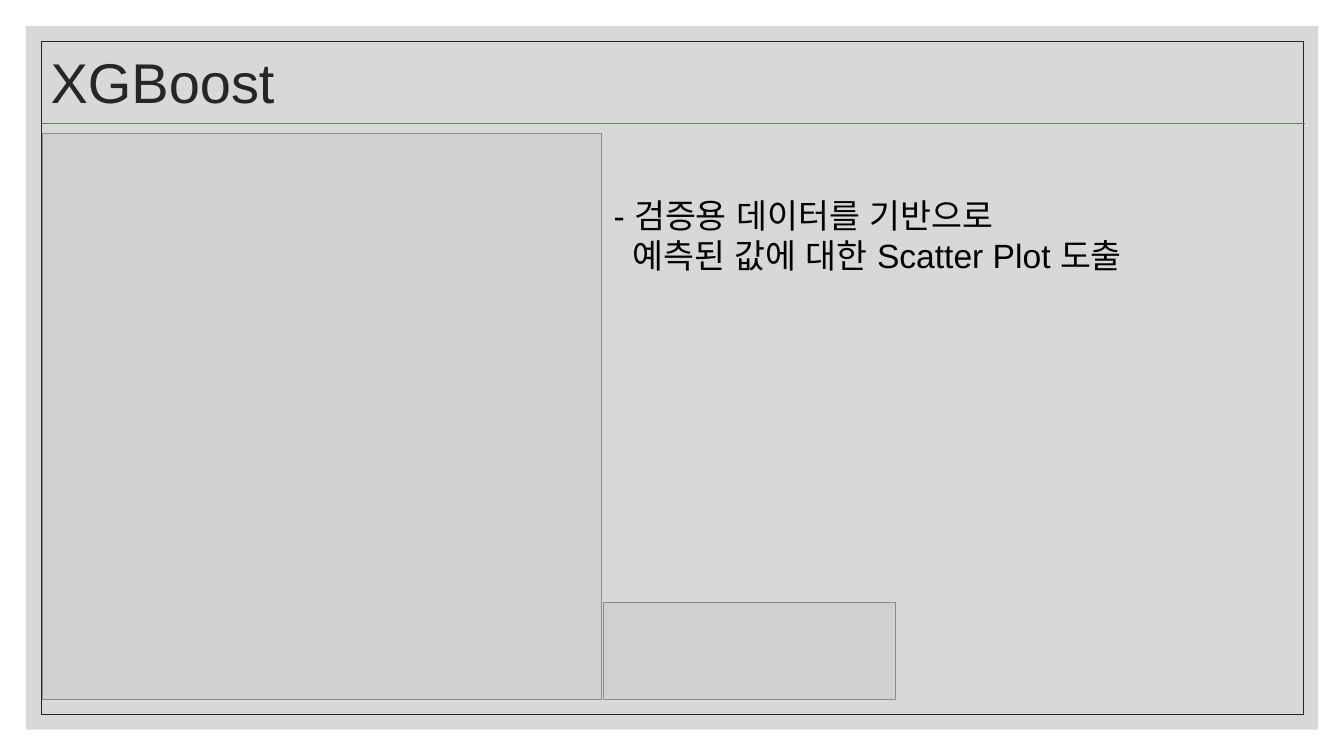
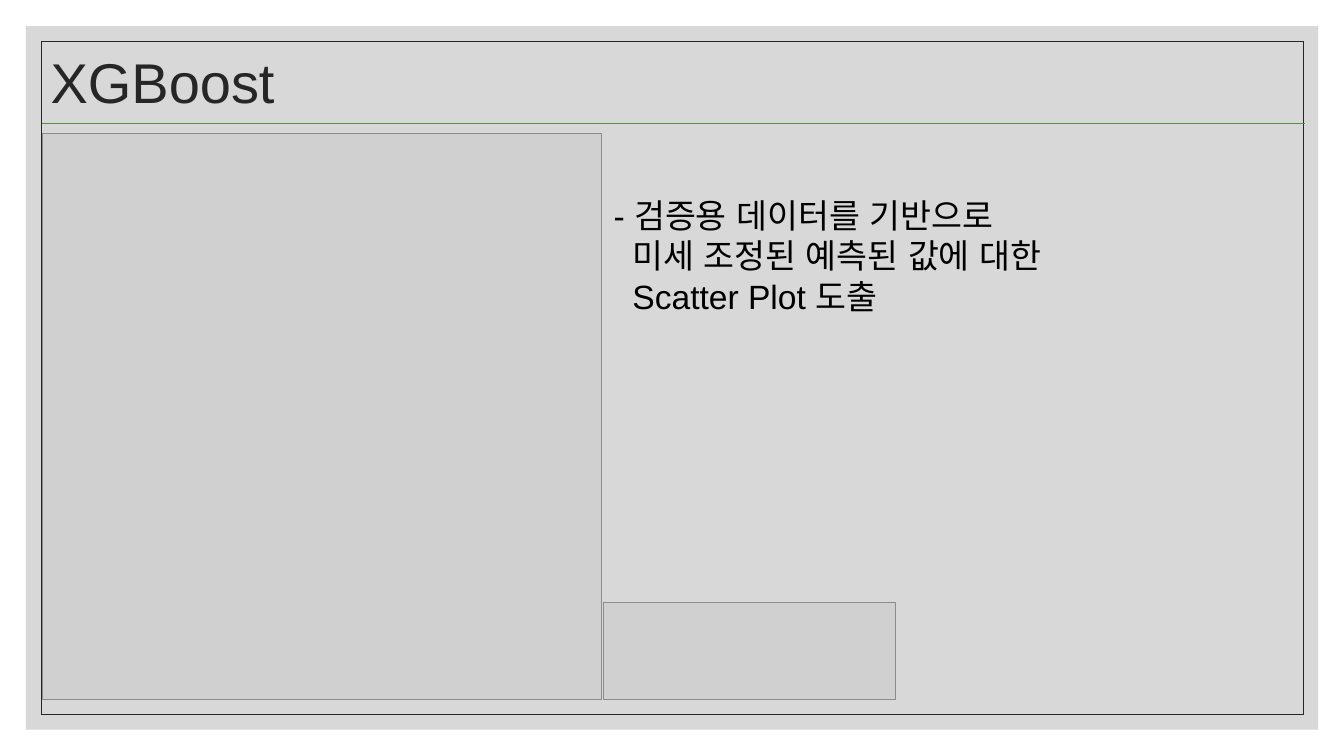
Before and after one commit to LunarLint/HouseSalePrice, a slide deck: slide 31 of 집값예상도출.pptx. Drawn at 1344x756 pixels with LibreOffice and Linux fonts; fonts in the diff are those of the drawing; grey boxes stand for pictures. Boxes give left, top, right and bottom in pixels: in the first picture for what was removed or moved away, otherwise in the second. Text is boxed around its words. In the diff, an @@ line names an element or a change of style, - is before the commit and + after.

```diff
--- a/집값예상도출.pptx
+++ b/집값예상도출.pptx
@@ text at (x1=632, y1=200, x2=1041, y2=312): text changed @@
-- 검증용 데이터를 기반으로
-예측된 값에 대한 Scatter Plot 도출
+- 검증용 데이터를 기반으로
+미세 조정된 예측된 값에 대한
+Scatter Plot 도출
```
Also in this commit, not shown: 1 other slide changed.
